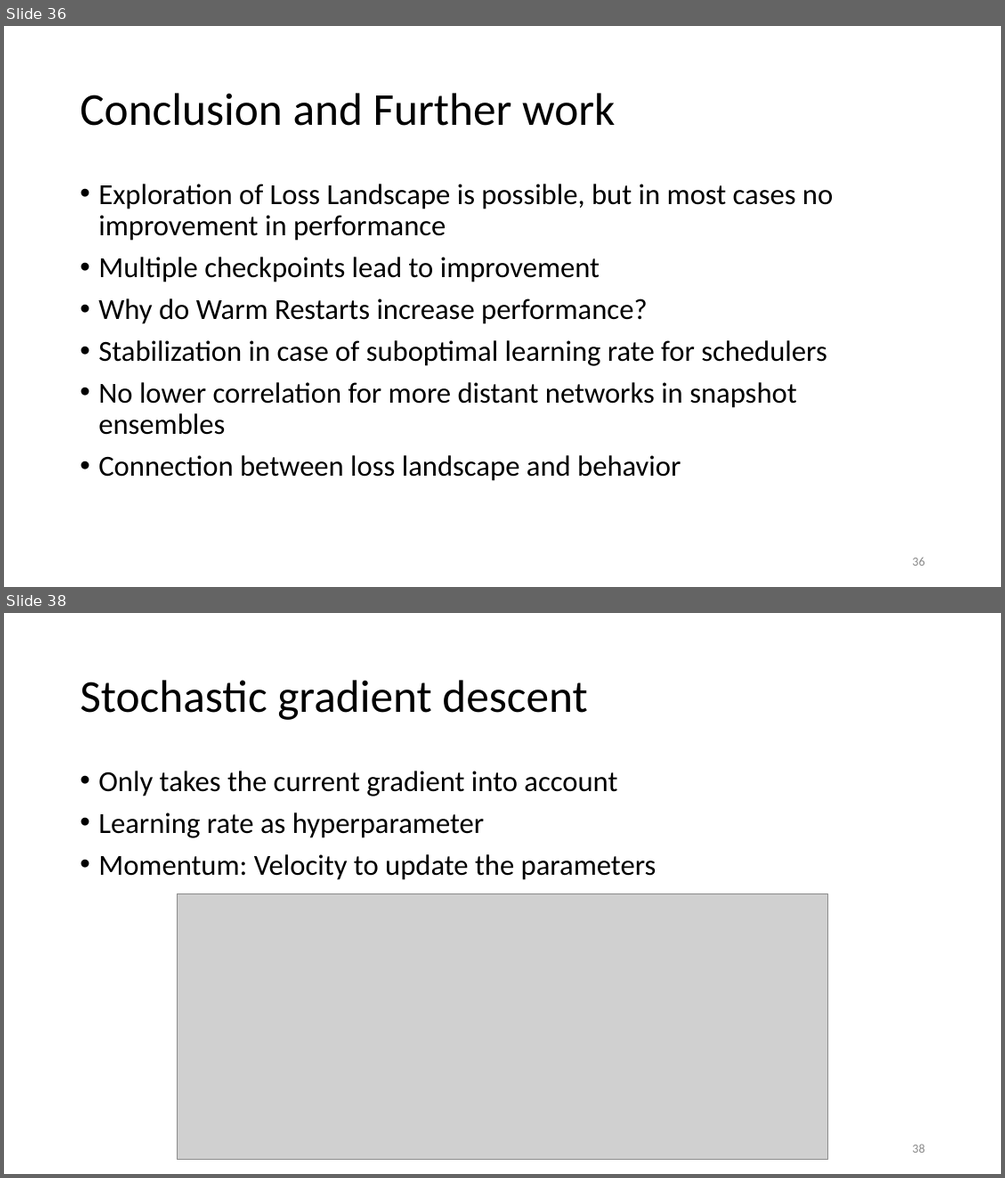
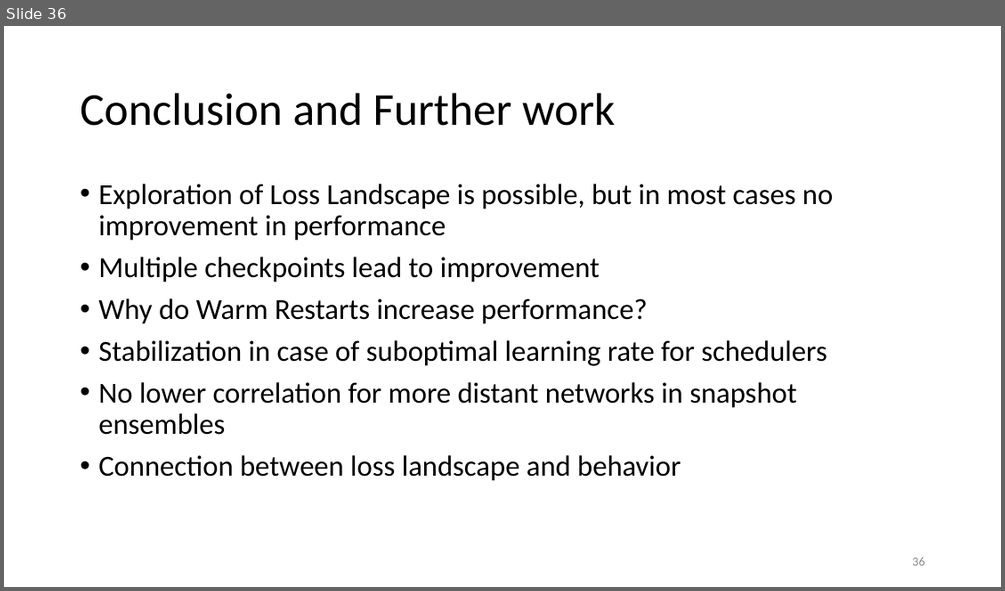
Before and after one commit to philippvb/Bachelorarbeit, a slide deck: presentation/Bachelorthesis_Presentation_final.odp. Shown one above the other, each under a label of ours: slides 36 and 38 before the commit, slide 36 after it; the slides between them are not shown. The pictures are 1005x1178 and 1005x591 pixels, drawn with LibreOffice and Linux fonts; fonts in the diff are those of the drawing; grey boxes stand for pictures. Boxes give left, top, right and bottom in pixels: in the first picture for what was removed or moved away, otherwise in the second. Text is boxed around its words. In the diff, an @@ line names an element or a change of style, - is before the commit and + after.

```diff
--- a/presentation/Bachelorthesis_Presentation_final.odp
+++ b/presentation/Bachelorthesis_Presentation_final.odp
@@ slide 38 removed at (x1=4, y1=613, x2=1001, y2=1174), background #FFFFFF @@
@@ title removed at (x1=80, y1=680, x2=587, y2=720) @@
-Stochastic gradient descent
@@ text removed at (x1=98, y1=771, x2=656, y2=880) @@
-• Only takes the current gradient into account
-• Learning rate as hyperparameter
-• Momentum: Velocity to update the parameters
@@ picture removed at (x1=178, y1=893, x2=828, y2=1159) @@
@@ page number removed at (x1=912, y1=1143, x2=924, y2=1152) @@
-38
```
Also in this commit, not shown: 14 slides changed, 1 slide added, 1 other slide removed, 12 other files.
